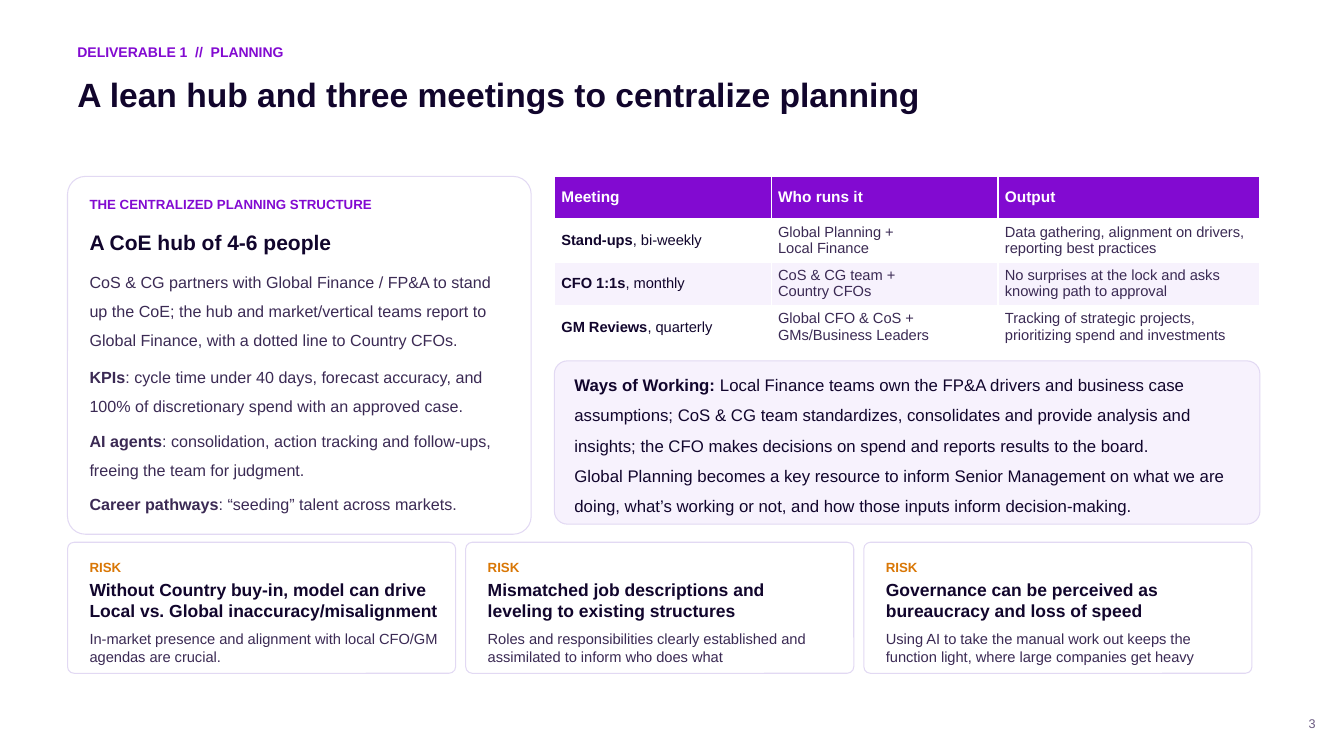
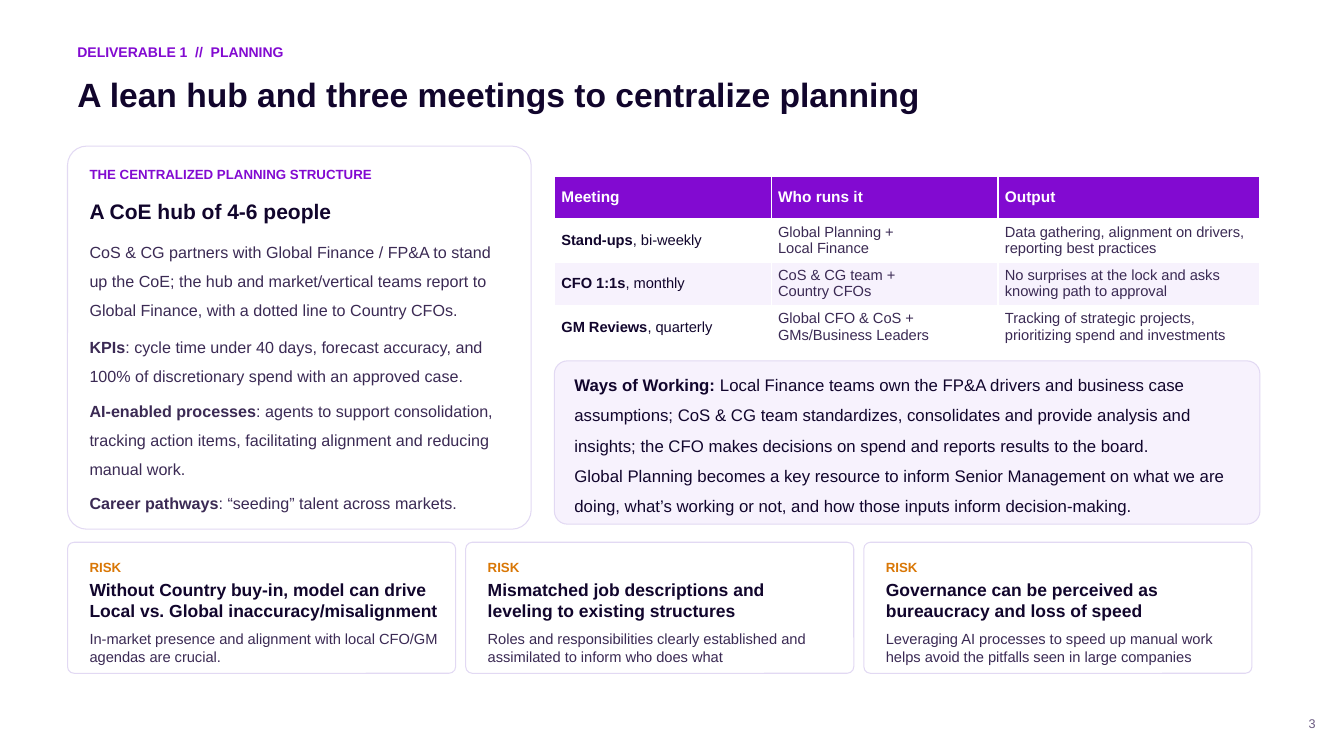
Before and after one commit to cmx24/business-case, a slide deck: slide 3 of deck/CFO_CoS_deck_v10.pptx. Drawn at 1344x756 pixels with LibreOffice and Linux fonts; fonts in the diff are those of the drawing. Boxes give left, top, right and bottom in pixels: in the first picture for what was removed or moved away, otherwise in the second. Text is boxed around its words. In the diff, an @@ line names an element or a change of style, - is before the commit and + after.

```diff
--- a/deck/CFO_CoS_deck_v10.pptx
+++ b/deck/CFO_CoS_deck_v10.pptx
@@ rounded rectangle: place and size @@
-rounded rectangle at [68,176,531,534]
+rounded rectangle at [68,146,531,529]
@@ text "THE CENTRALIZED PLANNING STRUCTURE": place and size @@
-text "THE CENTRALIZED PLANNING STRUCTURE" at [90,199,491,514]
+text "THE CENTRALIZED PLANNING STRUCTURE" at [90,169,493,513]
@@ text at [90,405,493,475]: text changed @@
-AI agents: consolidation, action tracking and follow-ups, freeing the team for judgment.
+AI-enabled processes: agents to support consolidation, tracking action items, facilitating alignment and reducing manual work.
@@ text at [886,633,1213,665]: text changed @@
-Using AI to take the manual work out keeps the function light, where large companies get heavy
+Leveraging AI processes to speed up manual work helps avoid the pitfalls seen in large companies
```
Also in this commit, not shown: 3 other slides changed, 2 other files.
